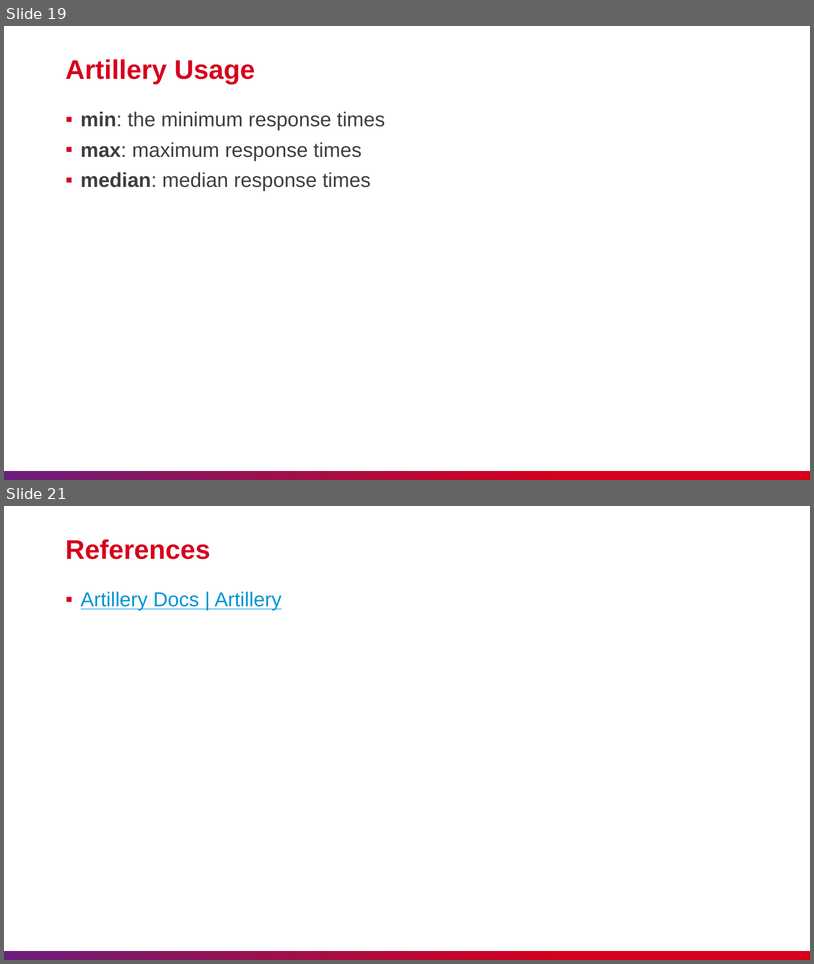
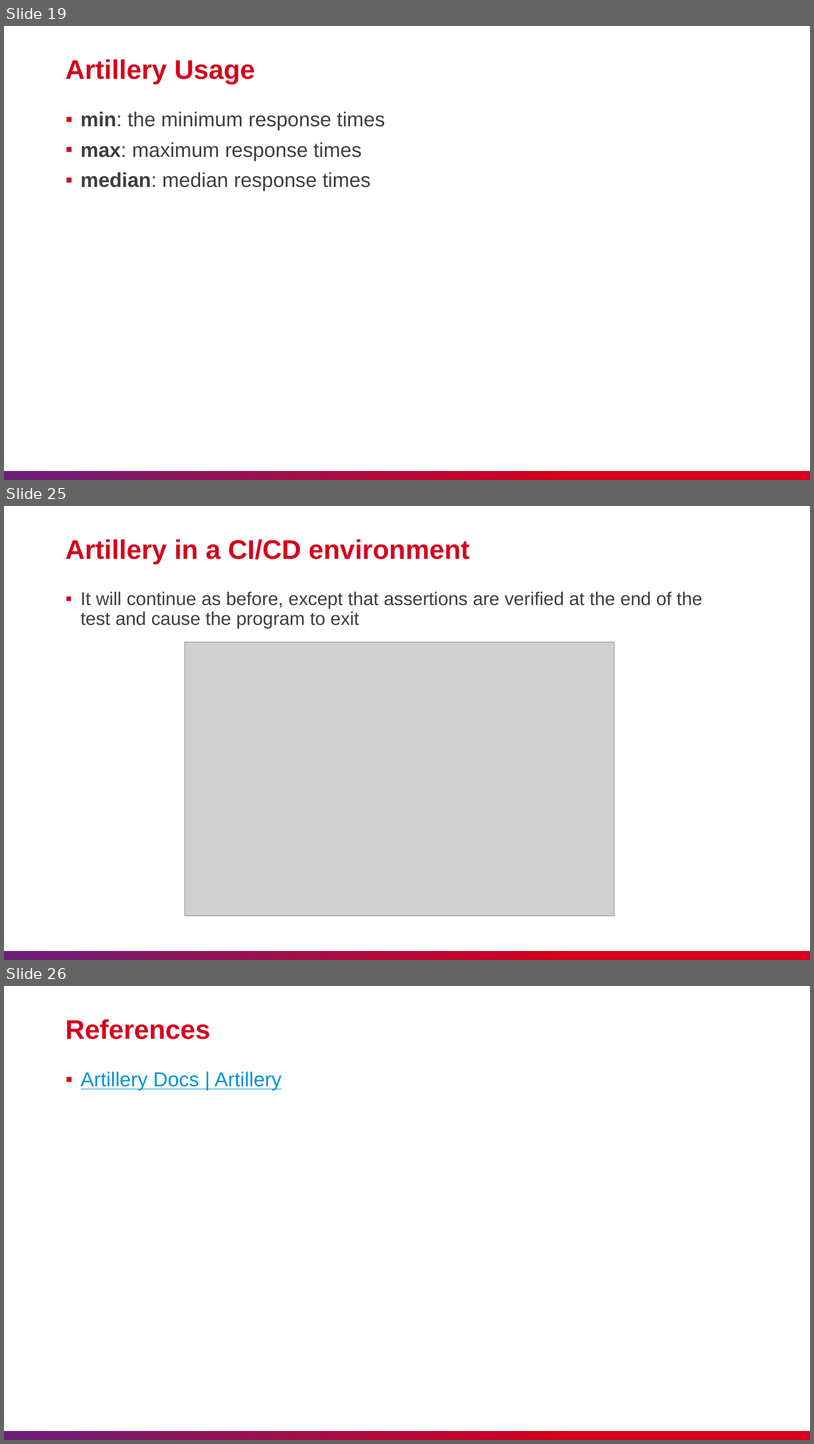
Before and after one commit to nashtech-garage/nodejs-vite-js_load_test, a slide deck: artillery/slide/NT_Artillery.pptx. Shown one above the other, each under a label of ours: slides 19 and 21 before the commit, slides 19, 25 and 26 after it; the slides between them are not shown. The pictures are 814x964 and 814x1444 pixels, drawn with LibreOffice and Linux fonts; fonts in the diff are those of the drawing; grey boxes stand for pictures. Boxes give left, top, right and bottom in pixels: in the first picture for what was removed or moved away, otherwise in the second. Text is boxed around its words. In the diff, an @@ line names an element or a change of style, - is before the commit and + after.

```diff
--- a/artillery/slide/NT_Artillery.pptx
+++ b/artillery/slide/NT_Artillery.pptx
@@ slide 25 added at bbox=[4, 506, 810, 960], background #FFFFFF; not listed: 1 template element that a slide beside it also shows @@
@@ title added at bbox=[65, 539, 470, 564], 32 pt, text #D6001C, bold @@
+Artillery in a CI/CD environment
@@ text added at bbox=[81, 591, 703, 628], 22 pt, text #3C3E41 @@
+▪ It will continue as before, except that assertions are verified at the end of the test and cause the program to exit
@@ picture added at bbox=[185, 642, 615, 916] @@
@@ what was slide 21 is now slide 26 @@
```
Also in this commit, not shown: 2 slides changed, 4 other slides added.
